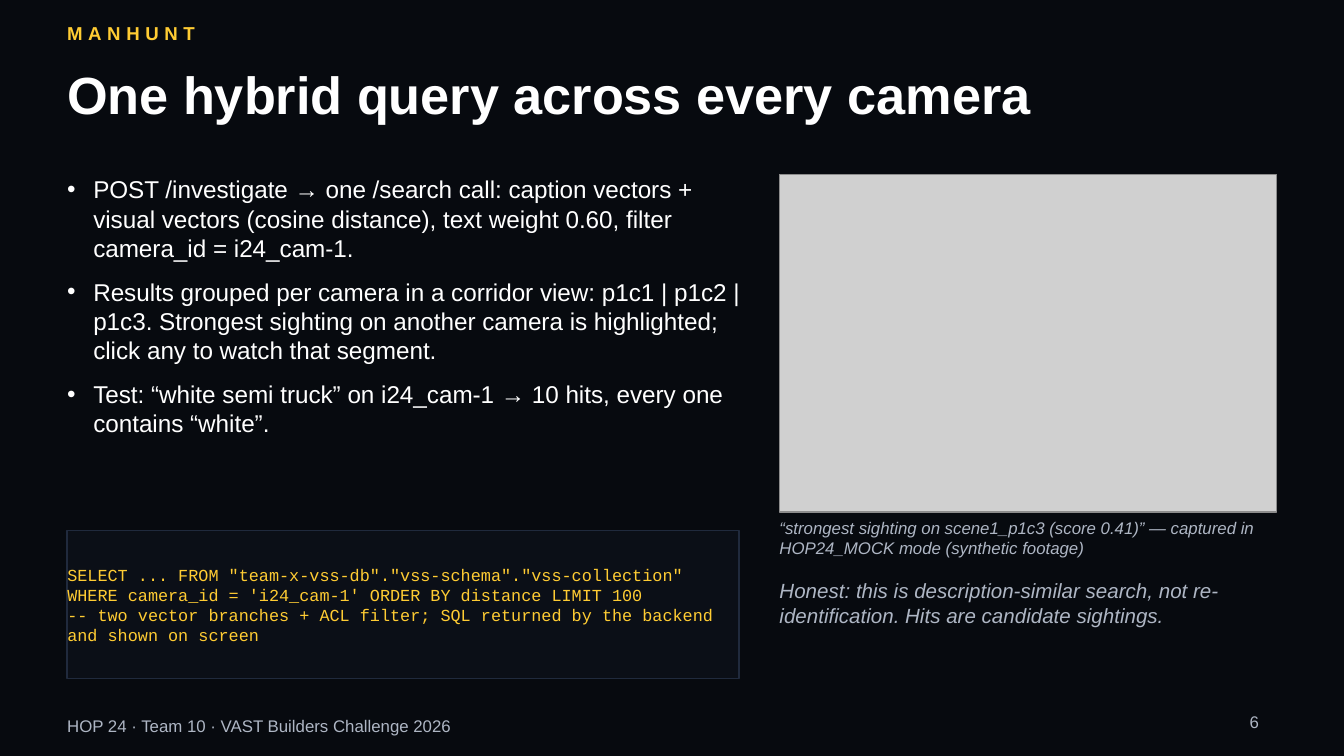
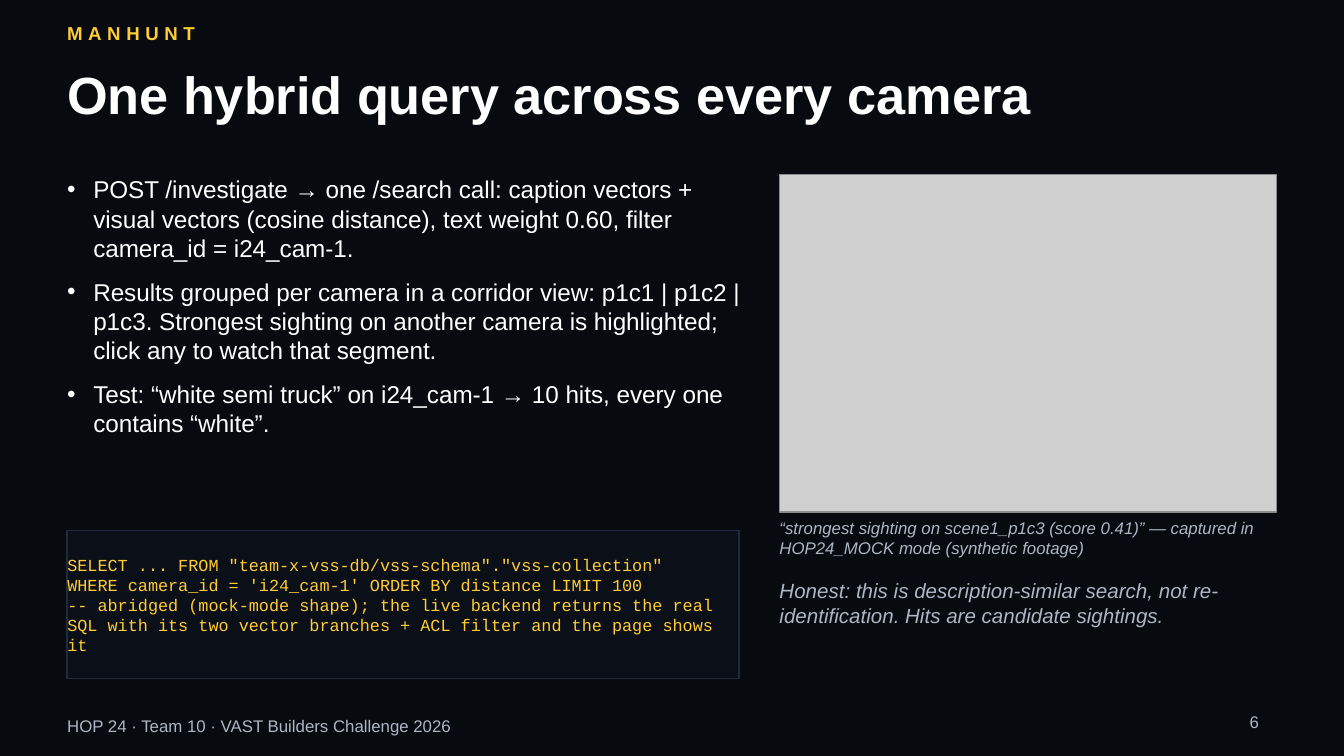
Before and after one commit to vnmoorthy/hop24, a slide deck: slide 6 of docs/Hop24-deck.pptx. Drawn at 1344x756 pixels with LibreOffice and Linux fonts; fonts in the diff are those of the drawing; grey boxes stand for pictures. Boxes give left, top, right and bottom in pixels: in the first picture for what was removed or moved away, otherwise in the second. Text is boxed around its words. In the diff, an @@ line names an element or a change of style, - is before the commit and + after.

```diff
--- a/docs/Hop24-deck.pptx
+++ b/docs/Hop24-deck.pptx
@@ text in rectangle at bbox=[67, 558, 663, 572]: text changed @@
-SELECT ... FROM "team-x-vss-db"."vss-schema"."vss-collection"
+SELECT ... FROM "team-x-vss-db/vss-schema"."vss-collection"
@@ text in rectangle at bbox=[67, 598, 713, 651]: text changed @@
--- two vector branches + ACL filter; SQL returned by the backend and shown on screen
+-- abridged (mock-mode shape); the live backend returns the real SQL with its two vector branches + ACL filter and the page shows it
```
Also in this commit, not shown: 6 other slides changed, 13 other files.
